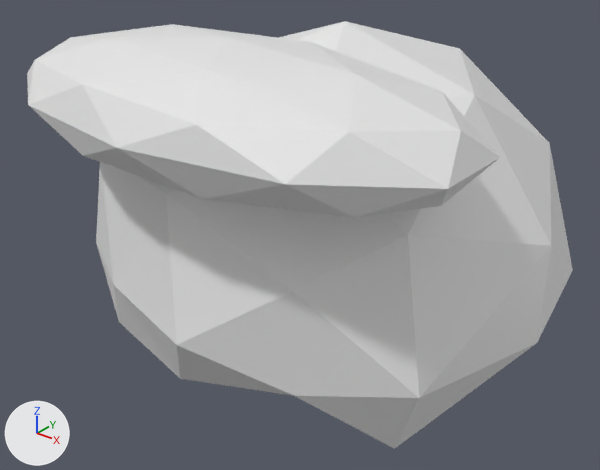
The glTF model maybraid/assets/characters/noses/loaf_nose.glb, before and after one commit.
Rendered twice from a camera (50 mm lens) standing at (1.94, -2.71, 1.37) and looking at (-0.05, -0.23, -0.17). The axes (+X, +Y, +Z) are drawn at lower left. The lights are the same throughout. The first picture is the older version. Where no turn or scale is listed for an object, it has been applied to the vertices.
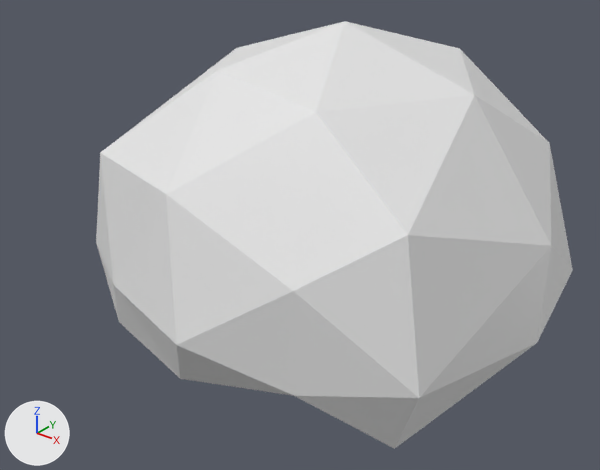
Where the newer file only moved an object's origin or applied its transform, the numbers keep the older frame.

Diff of the bpy script that builds the scene:
```diff
--- a/maybraid/assets/characters/noses/loaf_nose.glb.py
+++ b/maybraid/assets/characters/noses/loaf_nose.glb.py
@@ ob_icosphere @@
-ob_icosphere = bpy.data.objects.new('Icosphere', me_icosphere_003)
-ob_icosphere.location = (0.0, -0.685, 0.5)
```

Location of each change, (x1, y1, x2, y2) in pixels of the pictures (600 x 470 px):
'Icosphere', deleted
    before: (27, 24, 500, 218)
